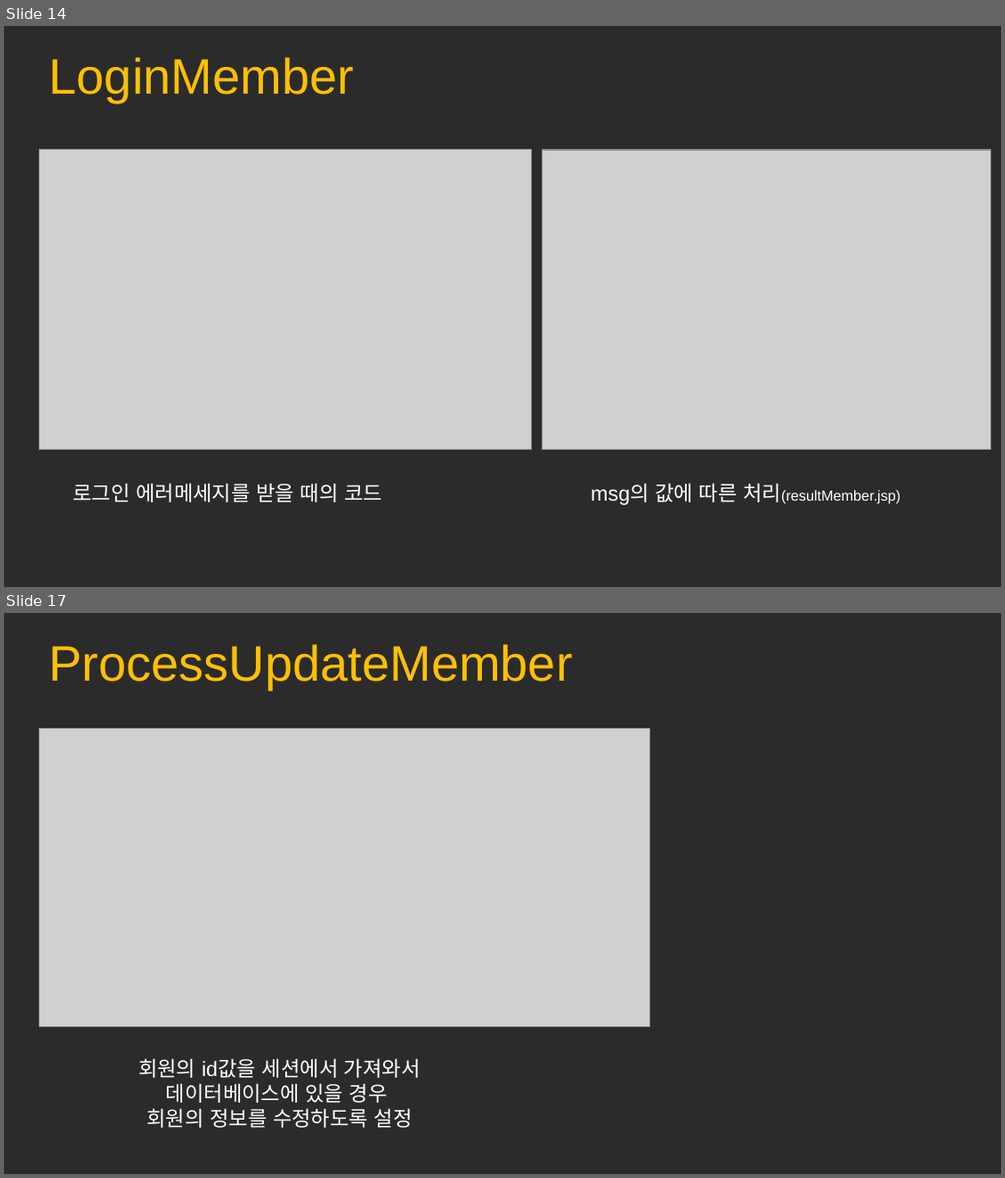
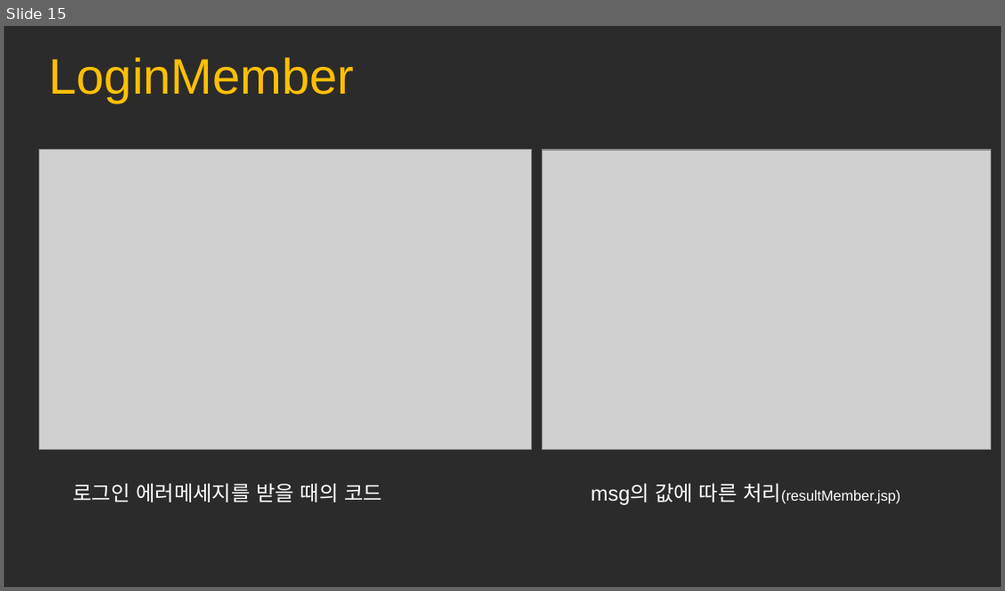
Before and after one commit to mina0502/portfolio, a slide deck: jsp/JSP.pptx. Shown one above the other, each under a label of ours: slides 14 and 17 before the commit, slide 15 after it; the slides between them are not shown. The pictures are 1005x1178 and 1005x591 pixels, drawn with LibreOffice and Linux fonts; fonts in the diff are those of the drawing; grey boxes stand for pictures; background and template pictures are left out; a plain dark background stands for a picture behind light text. Boxes give left, top, right and bottom in pixels: in the first picture for what was removed or moved away, otherwise in the second. Text is boxed around its words. In the diff, an @@ line names an element or a change of style, - is before the commit and + after.

```diff
--- a/jsp/JSP.pptx
+++ b/jsp/JSP.pptx
@@ slide 17 removed at [4,613,1001,1174], background picture (left out) @@
@@ text removed at [49,644,573,690] @@
-ProcessUpdateMember
@@ picture removed at [39,729,650,1027] @@
@@ text removed at [138,1058,421,1127] @@
-회원의 id값을 세션에서 가져와서
-데이터베이스에 있을 경우
-회원의 정보를 수정하도록 설정
@@ what was slide 14 is now slide 15 @@
```
Also in this commit, not shown: 3 slides changed, 26 slides added.
